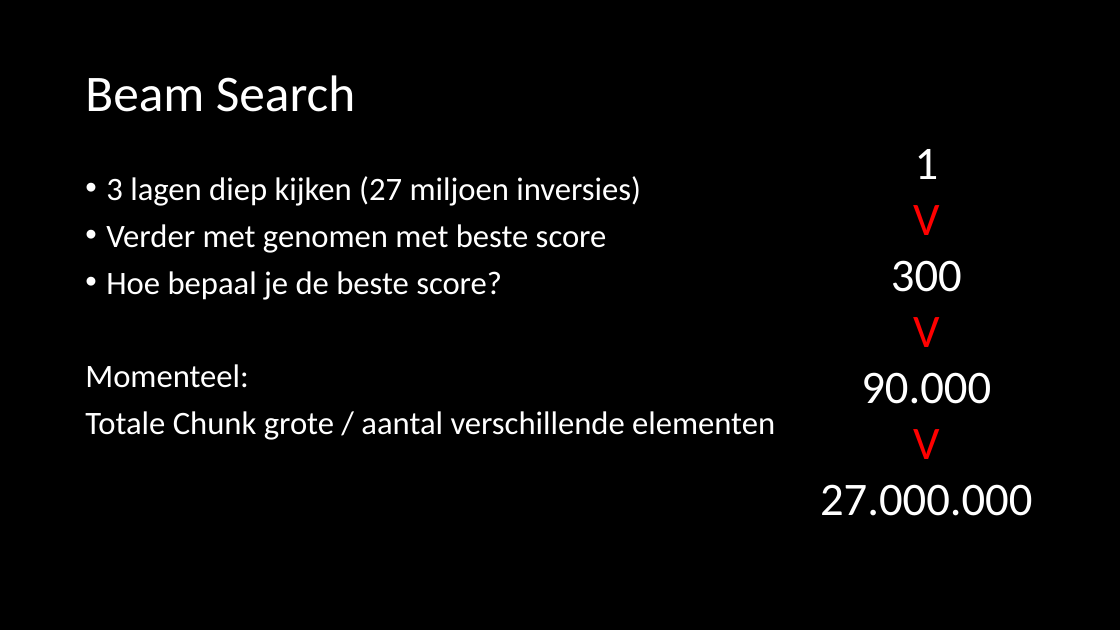
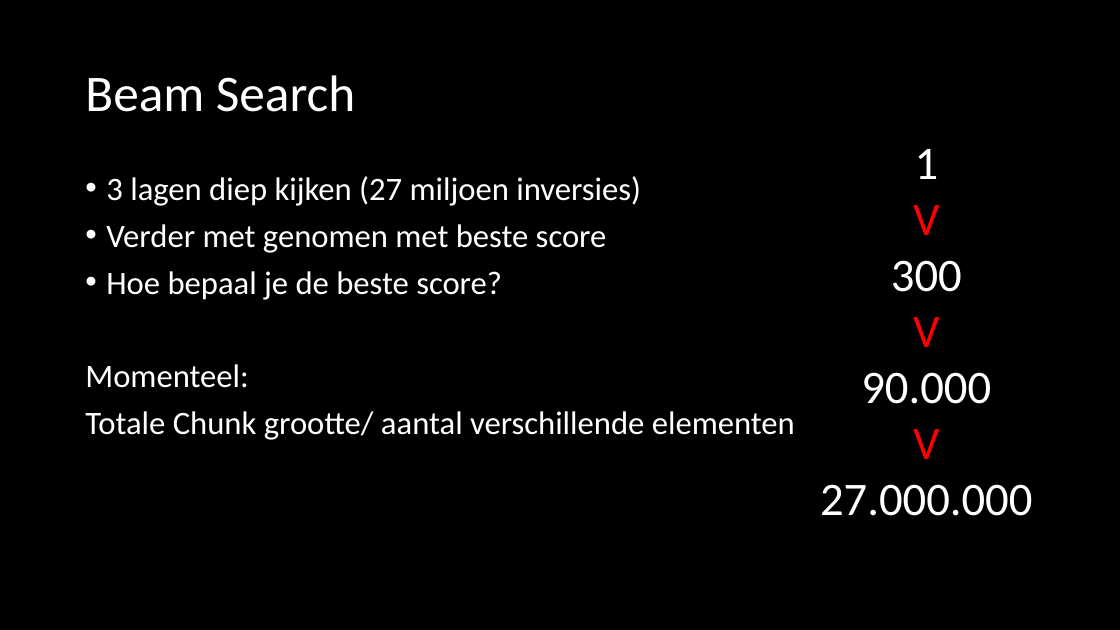
Before and after one commit to Blomr/Fruitvliegen, a slide deck: slide 5 of Fruitvliegen_week7.pptx. Drawn at 1120x630 pixels with LibreOffice and Linux fonts; fonts in the diff are those of the drawing. Boxes give left, top, right and bottom in pixels: in the first picture for what was removed or moved away, otherwise in the second. Text is boxed around its words. In the diff, an @@ line names an element or a change of style, - is before the commit and + after.

Commit message:
ppt

```diff
--- a/Fruitvliegen_week7.pptx
+++ b/Fruitvliegen_week7.pptx
@@ text at (x1=85, y1=411, x2=795, y2=440): text changed @@
-Totale Chunk grote / aantal verschillende elementen
+Totale Chunk grootte/ aantal verschillende elementen
```
Also in this commit, not shown: 1 other slide changed, 1 slide added, 1 slide removed, 1 other file.
